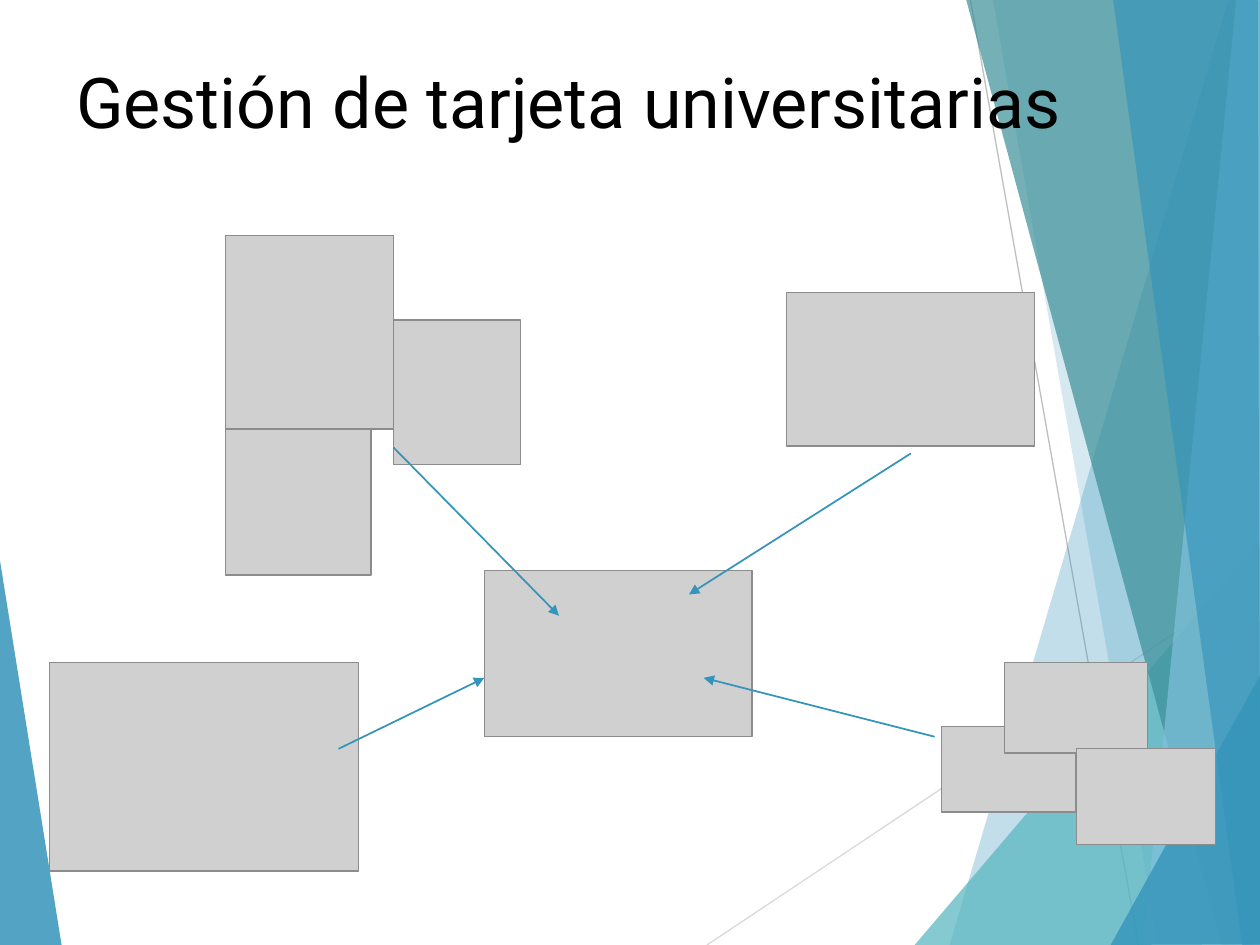
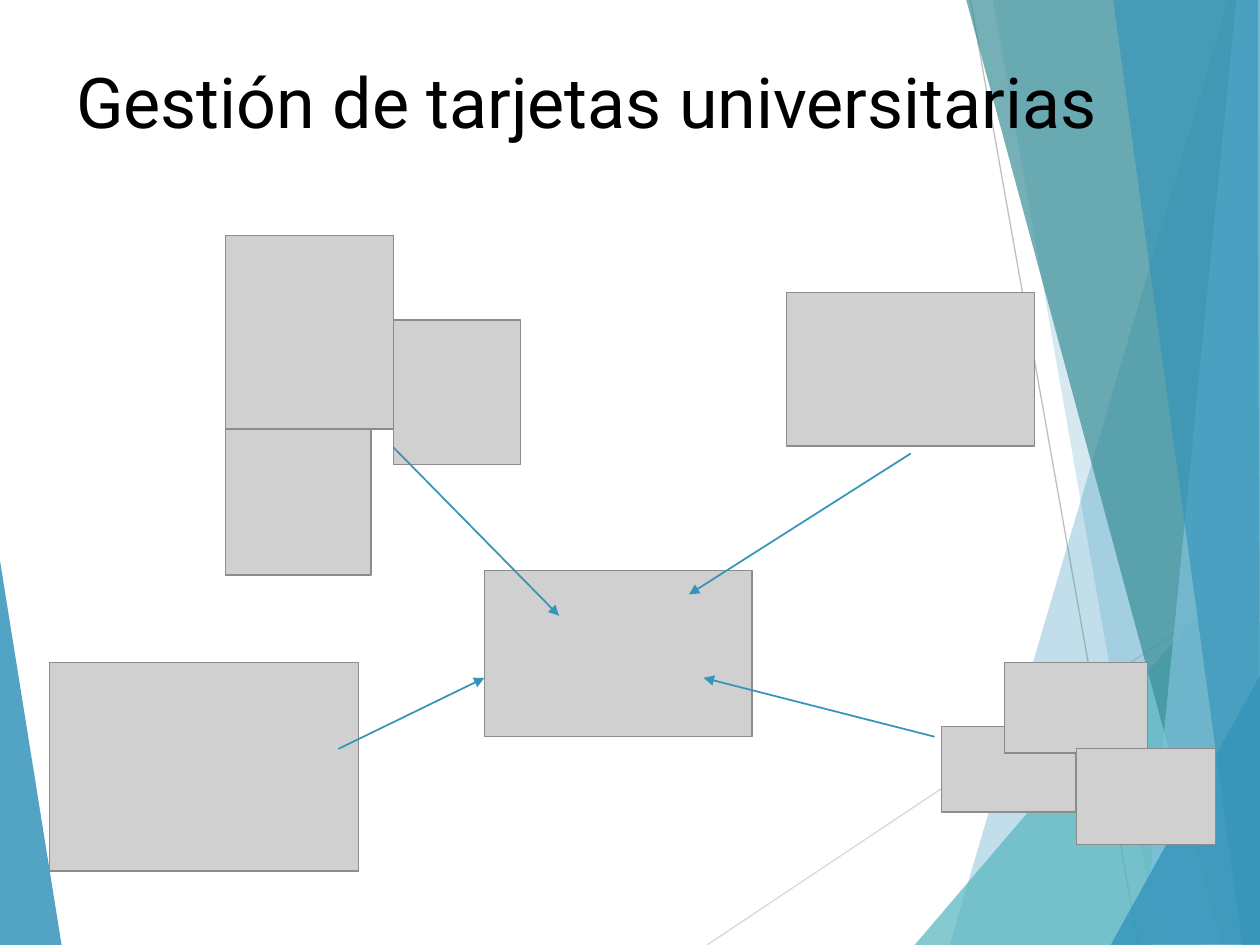
Before and after one commit to eruizgar91/GTU14, a slide deck: slide 4 of docs/Presentacion1/presentacion.pptx. Drawn at 1260x945 pixels with LibreOffice and Linux fonts; fonts in the diff are those of the drawing; grey boxes stand for pictures. Boxes give left, top, right and bottom in pixels: in the first picture for what was removed or moved away, otherwise in the second. Text is boxed around its words. In the diff, an @@ line names an element or a change of style, - is before the commit and + after.

```diff
--- a/docs/Presentacion1/presentacion.pptx
+++ b/docs/Presentacion1/presentacion.pptx
@@ text at [76, 64, 1096, 144]: text changed @@
-Gestión de tarjeta universitarias
+Gestión de tarjetas universitarias
```
Also in this commit, not shown: 5 other slides changed.
